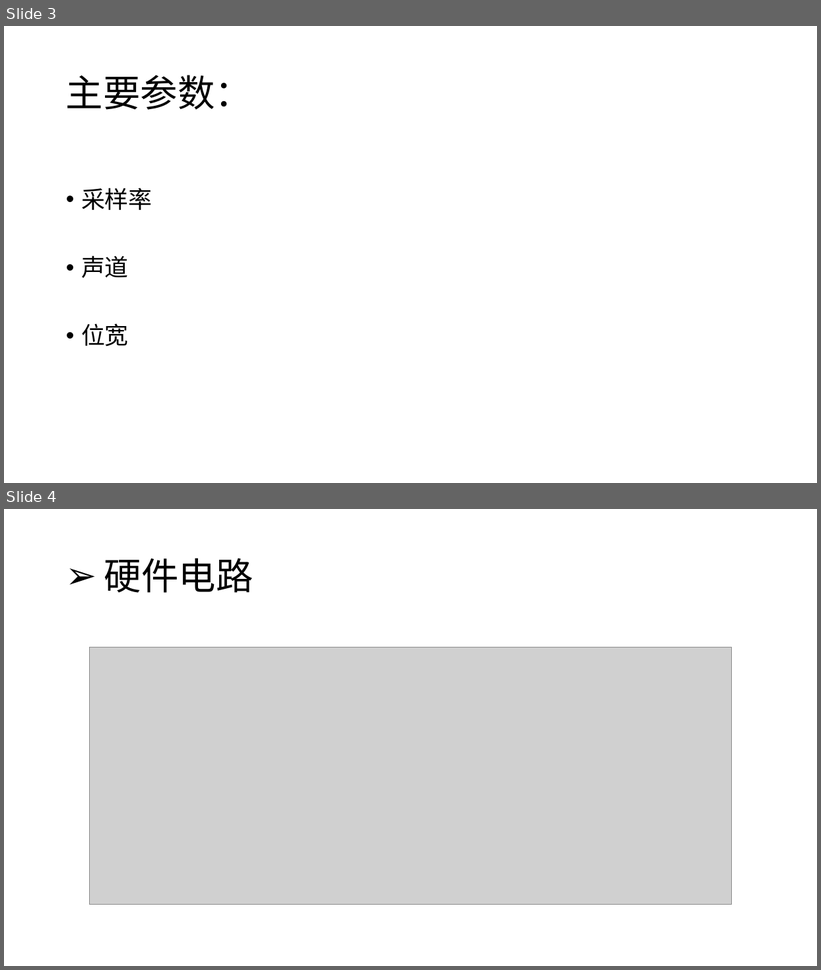
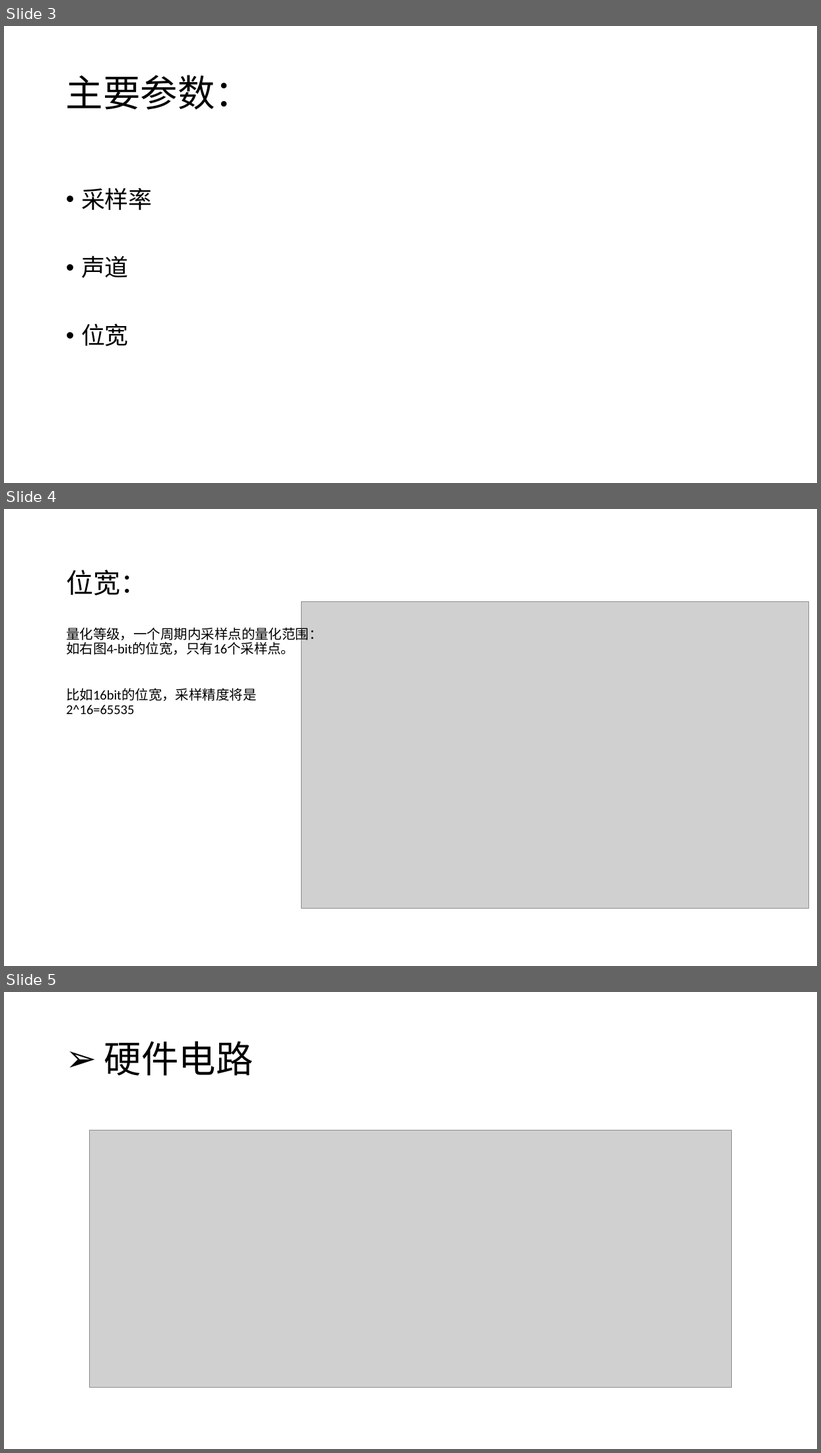
Before and after one commit to Winddoing/embedded_linux_notes, a slide deck: device_driver/alsa/report/audio.pptx. Shown one above the other, each under a label of ours: slides 3 and 4 before the commit, slides 3, 4 and 5 after it. The pictures are 821x970 and 821x1453 pixels, drawn with LibreOffice and Linux fonts; fonts in the diff are those of the drawing; grey boxes stand for pictures. Boxes give left, top, right and bottom in pixels: in the first picture for what was removed or moved away, otherwise in the second. Text is boxed around its words. In the diff, an @@ line names an element or a change of style, - is before the commit and + after.

```diff
--- a/device_driver/alsa/report/audio.pptx
+++ b/device_driver/alsa/report/audio.pptx
@@ slide 4 added at [4,509,817,966], background #FFFFFF @@
@@ title added at [66,570,147,595], 32 pt, text #000000 @@
+位宽：
@@ picture added at [302,601,810,908] @@
@@ text added at [66,626,323,714], 16 pt, text #000000 @@
+量化等级，一个周期内采样点的量化范围：如右图4-bit的位宽，只有16个采样点。
+比如16bit的位宽，采样精度将是2^16=65535
@@ what was slide 4 is now slide 5 @@
```
Also in this commit, not shown: 2 other slides added, 1 other file.
